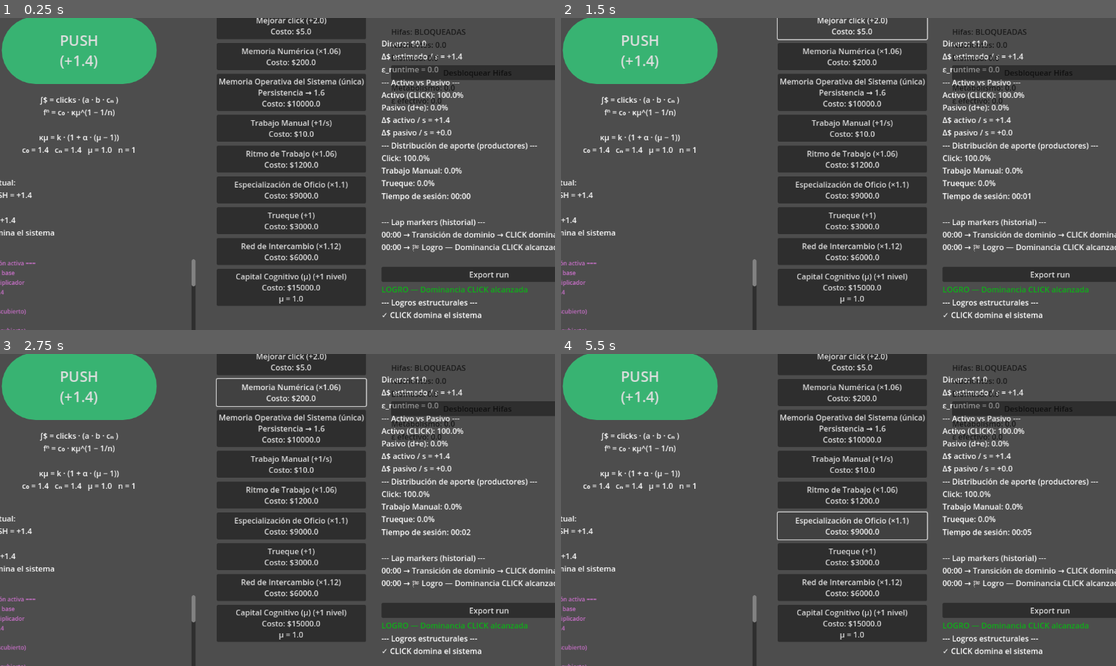
Above: before the commit, frames 1-4 (two rows, left to right).
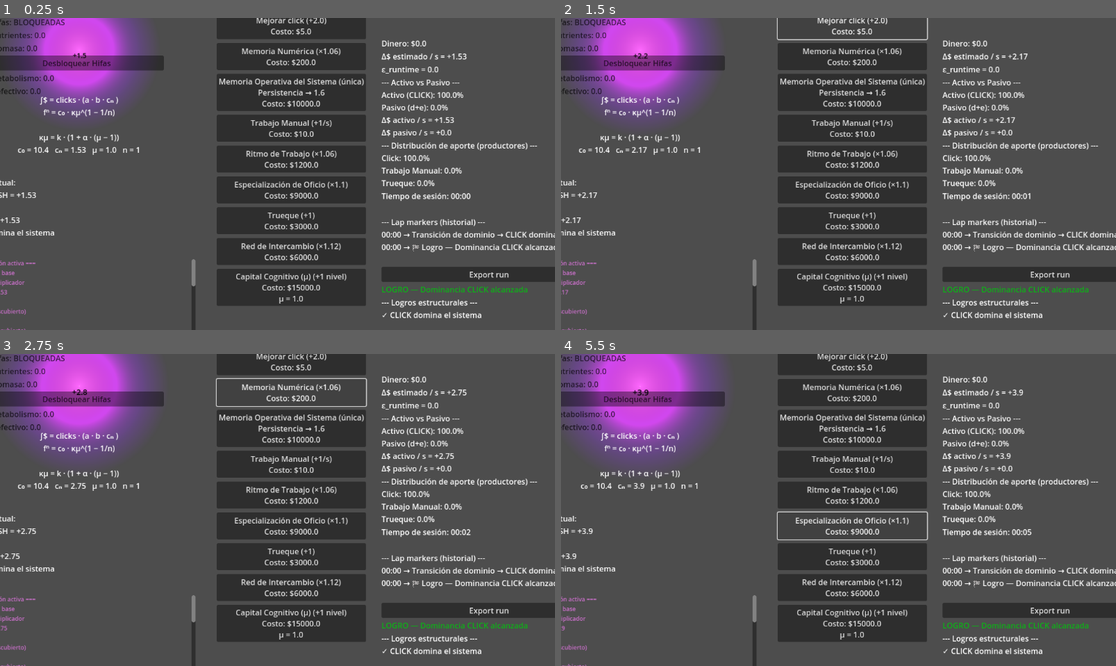
Above: after the commit, the same moments.

Repository: amurito/godot-idle-game
Game: Godot game, scene res://main.tscn
Two runs of this game, one before a commit and one after it. Both use one fixed random seed, a clock stepped at 60 frames per second and the inputs below.
Inputs (mouse positions are in pixels of both pictures, inside the frame that each line leads up to):
- Up to frame 1 (0.25 s): no input
- Up to frame 2 (1.5 s): click (638, 49) at 0.5 s; click "Mejorar click (+2.0) Costo: $…" at 1.25 s
- Up to frame 3 (2.75 s): click "Memoria Numérica (×1.06) Cost…" at 2 s
- Up to frame 4 (5.5 s): click "Memoria Operativa del Sistema…" at 2.75 s; click "Trabajo Manual (+1/s) Costo: …" at 3.5 s; click "Ritmo de Trabajo (×1.06) Cost…" at 4.25 s; click "Especialización de Oficio (×1…" at 5 s

The runs differ from the first frame. In frame 1, 9.4% of the frame differs, in the area x 0-100%, y 0-89%; in frame 2, 9.9%; in frame 3, 10%; in frame 4, 11%.

Commit message:
v0.8+ — Economía Metabólica: reactor acoplado a producción

Diff:
--- /dev/null
+++ b/ReactorVisual.gd
@@ -0,0 +1,74 @@
+extends Node2D
+
+@onready var label = $ReactorLabel
+@onready var core = $Core
+@onready var ring = $Ring
+@onready var particles = $Particles
+
+var activity := 0.0
+var target_activity := 0.0
+var saturation := 0.0
+
+var base_scale := 1.0
+
+var max_display_power := 100.0
+var current_power := 0.0
+
+func set_power(p):
+	current_power = p
+
+func _ready():
+	var parent = get_parent()
+	if parent is Control:
+		position = parent.size * 0.5
+		var base = min(parent.size.x, parent.size.y)
+		base_scale = base / 200.0
+		scale = Vector2.ONE * base_scale
+
+func get_norm_power() -> float:
+	# Log-scale: 0 → 1 → 10 → 100 → 1000 produce crecimiento visible
+	return log(current_power + 1.0) / log(max_display_power + 1.0)
+
+func _process(delta):
+	# Normalización 0 → 1
+	var norm = get_norm_power()
+
+	# crecimiento estructural
+	var size_growth = lerp(0.9, 2.6, pow(norm, 0.7))
+	scale = Vector2.ONE * base_scale * size_growth
+	if norm > 1.0:
+		saturation = min(1.0, saturation + (norm - 1.0) * 0.02)
+
+	target_activity = norm
+	saturation = max(saturation, pow(norm, 2.5))
+
+	activity = lerp(activity, target_activity, delta * 6.0)
+	saturation = lerp(saturation, 0.0, delta * 0.3)
+
+	# Pulso
+	var t = Time.get_ticks_msec() * 0.005
+	var pulse = 1.0 + sin(t) * 0.06 * activity
+	var chaos = sin(t * 1.7) * 0.04 * saturation
+	core.scale = Vector2.ONE * (pulse + chaos)
+
+	ring.rotation += delta * (0.4 + activity * 2.5 + saturation * 1.5)
+	particles.amount = int(20 + activity * 80 + saturation * 120)
+
+	var calm = Color(1, 0.4, 1)
+	var hot = Color(1, 0.2, 0.8)
+	var chaotic = Color(1, 0.6, 1)
+	var color = calm.lerp(hot, activity)
+	color = color.lerp(chaotic, saturation)
+	core.modulate = color
+
+	label.text = "+" + str(snapped(current_power, 0.1))
+
+func hover():
+	target_activity = max(target_activity, 0.4)
+
+func unhover():
+	if target_activity < 1.0:
+		target_activity = 0.0
+
+func click():
+	saturation = min(1.0, saturation + 0.15)
--- /dev/null
+++ b/big_click_button.gd
@@ -0,0 +1,24 @@
+extends Button
+
+@onready var reactor = $ReactorVisual
+var main : Node = null
+
+func set_main(m):
+	main = m
+	print("🧬 BigClickButton conectado a:", main)
+
+func _process(_delta):
+	if main:
+		var p = main.get_click_power()
+		reactor.set_power(p)
+
+func _on_mouse_entered():
+	reactor.hover()
+
+func _on_mouse_exited():
+	reactor.unhover()
+
+func _on_pressed():
+	if main:
+		reactor.click()
+		main._on_BigClickButton_pressed()
--- /dev/null
+++ b/core_gradient.tres
@@ -0,0 +1,14 @@
+[gd_resource type="GradientTexture2D" load_steps=2 format=3 uid="uid://ckwbhncmw7un8"]
+
+[sub_resource type="Gradient" id="Gradient_wftye"]
+offsets = PackedFloat32Array(0, 0.4841629, 1)
+colors = PackedColorArray(1, 0.3137255, 1, 1, 0.93406683, 0.00088579836, 0.96055466, 1, 0, 0, 0, 0)
+
+[resource]
+gradient = SubResource("Gradient_wftye")
+width = 256
+height = 256
+fill = 1
+fill_from = Vector2(0.5, 0.5)
+fill_to = Vector2(1, 0.5)
+metadata/_snap_enabled = true
--- a/fungi.tscn
+++ b/fungi.tscn
@@ -4,7 +4,7 @@
 
 [sub_resource type="StyleBoxEmpty" id="StyleBoxEmpty_v67og"]
 
-[node name="FungiUI" type="Control"]
+[node name="FungiUI" type="Control" groups=["fungi_ui"]]
 custom_minimum_size = Vector2(300, 160)
 layout_mode = 3
 anchors_preset = 0
--- a/main.gd
+++ b/main.gd
@@ -31,7 +31,7 @@
 var click_multiplier_upgrade_cost: float = 200.0
 
 # Persistencia base estructural (c₀)
-var persistence_base: float = 1.4
+var persistence_base: float = 10.4
 # Estado dinámico observado (cₙ)
 var persistence_dynamic: float = 1.4
 
@@ -288,6 +288,59 @@
 func update_nutrients(delta):
 	var absorbed := float(epsilon_runtime - epsilon_effective)
 	nutrientes += absorbed * 5.0 * delta
+# ============================
+#  GENOMA FÚNGICO — v0.1
+# ============================
+
+var genome := {
+	"hiperasimilacion": "dormido",
+	"parasitismo": "dormido",
+	"red_micelial": "dormido",
+	"esporulacion": "dormido",
+	"simbiosis": "dormido"
+}
+
+func update_genome():
+	# HIPERASIMILACIÓN
+	if epsilon_runtime > 0.6 and biomasa > 5.0:
+		genome.hiperasimilacion = "activo"
+	elif epsilon_runtime > 0.3:
+		genome.hiperasimilacion = "latente"
+	else:
+		genome.hiperasimilacion = "dormido"
+
+	# PARASITISMO (biomasa alta drenando economía)
+	if biomasa > 15.0 and get_delta_total() > 0:
+		genome.parasitismo = "activo"
+	elif biomasa > 5.0:
+		genome.parasitismo = "latente"
+	else:
+		genome.parasitismo = "dormido"
+
+	# RED MICELIAL (estructura pasiva estable)
+	if hifas > 8.0 and epsilon_runtime < 0.25:
+		genome.red_micelial = "activo"
+	elif hifas > 3.0:
+		genome.red_micelial = "latente"
+	else:
+		genome.red_micelial = "dormido"
+
+	# ESPORULACIÓN (sistema bajo estrés)
+	var bio_pressure := get_structural_pressure()
+	if bio_pressure > 20.0:
+		genome.esporulacion = "activo"
+	elif bio_pressure > 8.0:
+		genome.esporulacion = "latente"
+	else:
+		genome.esporulacion = "dormido"
+
+	# SIMBIOSIS (contabilidad + hifas)
+	if accounting_level > 0 and hifas > 5.0:
+		genome.simbiosis = "activo"
+	elif accounting_level > 0:
+		genome.simbiosis = "latente"
+	else:
+		genome.simbiosis = "dormido"
 
 # =====================================================
 #  FORMATO TEXTO FÓRMULA
@@ -829,25 +882,18 @@
 	_mount_fungi_dlc()
 
 func _mount_fungi_dlc():
+	await get_tree().process_frame   # ⬅️ clave: esperar que todo exista
+
 	fungi_ui = FUNGI_UI_SCENE.instantiate()
-
-	var dlc_root = get_node("DLCOverlay")
-	dlc_root.add_child(fungi_ui)
+	get_node("DLCOverlay").add_child(fungi_ui)
 
 	fungi_ui.name = "FungiUI"
 	fungi_ui.visible = true
-	# inyectamos el core
 	fungi_ui.set_main(self)
-	# Esperar a que Godot calcule tamaños
-	await get_tree().process_frame
-	var vp = get_viewport().get_visible_rect().size
-
-	fungi_ui.position = Vector2(
-		vp.x - 320,
-		20
-	)
-
-	print("🍄 Fungi DLC mounted:", fungi_ui)
+
+	big_click_button.set_main(self)
+
+	print("🍄 Fungi DLC mounted")
 
 
 func _process(delta):
@@ -869,6 +915,8 @@
 	update_nutrients(delta)
 	update_biosphere(delta)
 	hifas = compute_hifas()
+	update_genome()
+
 
 	# 6) cooldown estructural
 	if structural_cooldown > 0.0:
@@ -1145,7 +1193,6 @@
 
 
 	money_label.text = "Dinero: $" + str(round(money))
-	big_click_button.text = "PUSH\n(+" + str(snapped(get_click_power(), 0.01)) + ")"
 
 	formula_label.text = build_formula_text() + "\n" + build_formula_values()
 	marginal_label.text = build_marginal_contribution()
@@ -1165,6 +1212,7 @@
 		institution_panel_label.text += "\nEstado del sistema = " + get_system_phase()
 		institution_panel_label.text += "\nContabilidad = nivel " + str(accounting_level)
 		institution_panel_label.text += "\nAmortiguación = " + str(round(accounting_effect * 100.0)) + "%"
+		institution_panel_label.text += "\n\n" + build_genome_text()
 
 	# μ sigue existiendo
 		upgrade_cognitive_button.visible = true
@@ -1234,3 +1282,12 @@
 
 	# μ siempre existe, incluso con instituciones
 	upgrade_cognitive_button.visible = true
+
+func build_genome_text() -> String:
+		var t := "🧬 GENOMA FÚNGICO\n"
+		t += "Hiperasimilación: " + genome.hiperasimilacion + "\n"
+		t += "Parasitismo: " + genome.parasitismo + "\n"
+		t += "Red micelial: " + genome.red_micelial + "\n"
+		t += "Esporulación: " + genome.esporulacion + "\n"
+		t += "Simbiosis: " + genome.simbiosis
+		return t
--- a/main.tscn
+++ b/main.tscn
@@ -1,15 +1,27 @@
-[gd_scene load_steps=4 format=3 uid="uid://dov4eh5krwoak"]
+[gd_scene load_steps=9 format=3 uid="uid://dov4eh5krwoak"]
 
 [ext_resource type="Script" uid="uid://cwauyyqcu0klj" path="res://main.gd" id="1_ig7tw"]
 [ext_resource type="Theme" uid="uid://xt8o6hca6a4q" path="res://main.tres" id="2_0xm2m"]
-
-[sub_resource type="StyleBoxFlat" id="StyleBoxFlat_h2yge"]
-bg_color = Color(0.22144273, 0.70127815, 0.44872516, 1)
-border_color = Color(0.48579577, 0.20047483, 1.6946554, 1)
-corner_radius_top_left = 80
-corner_radius_top_right = 80
-corner_radius_bottom_right = 80
-corner_radius_bottom_left = 80
+[ext_resource type="Script" uid="uid://c70p23y0n0llt" path="res://big_click_button.gd" id="3_h2yge"]
+[ext_resource type="Script" uid="uid://dc4mv13bfhpxc" path="res://ReactorVisual.gd" id="4_1bvp3"]
+[ext_resource type="Texture2D" uid="uid://ckwbhncmw7un8" path="res://core_gradient.tres" id="5_lquwl"]
+[ext_resource type="Texture2D" uid="uid://db8asolpxv5a0" path="res://ring_gradient.tres" id="6_7mycd"]
+
+[sub_resource type="CanvasItemMaterial" id="CanvasItemMaterial_7mycd"]
+blend_mode = 1
+light_mode = 1
+
+[sub_resource type="ParticleProcessMaterial" id="ParticleProcessMaterial_7mycd"]
+particle_flag_disable_z = true
+emission_shape = 1
+emission_sphere_radius = 1.0
+direction = Vector3(0, 0, 0)
+spread = 180.0
+initial_velocity_min = 3.0
+initial_velocity_max = 10.0
+gravity = Vector3(0, 0, 0)
+scale_min = 0.29999998
+color = Color(0.9975454, 0.62884396, 1, 1)
 
 [node name="UIRoot" type="Control"]
 layout_direction = 2
@@ -56,11 +68,50 @@
 layout_mode = 2
 size_flags_horizontal = 4
 size_flags_vertical = 6
+focus_mode = 0
 theme = ExtResource("2_0xm2m")
 theme_override_font_sizes/font_size = 30
-theme_override_styles/normal = SubResource("StyleBoxFlat_h2yge")
-text = "PUSH"
+flat = true
 icon_alignment = 1
+script = ExtResource("3_h2yge")
+
+[node name="ReactorVisual" type="Node2D" parent="UIRootContainer/LeftPanel/CenterPanel/BigClickButton"]
+position = Vector2(155, 70)
+script = ExtResource("4_1bvp3")
+
+[node name="Core" type="Sprite2D" parent="UIRootContainer/LeftPanel/CenterPanel/BigClickButton/ReactorVisual"]
+texture_filter = 2
+texture_repeat = 1
+material = SubResource("CanvasItemMaterial_7mycd")
+scale = Vector2(1.2, 1.2)
+texture = ExtResource("5_lquwl")
+
+[node name="Ring" type="Sprite2D" parent="UIRootContainer/LeftPanel/CenterPanel/BigClickButton/ReactorVisual"]
+modulate = Color(0.5370987, 0.24780053, 0.8350781, 0.4)
+scale = Vector2(1.8, 1.8)
+texture = ExtResource("6_7mycd")
+
+[node name="Particles" type="GPUParticles2D" parent="UIRootContainer/LeftPanel/CenterPanel/BigClickButton/ReactorVisual"]
+amount = 50
+lifetime = 1.2
+explosiveness = 0.1
+process_material = SubResource("ParticleProcessMaterial_7mycd")
+
+[node name="Tendrils" type="Node2D" parent="UIRootContainer/LeftPanel/CenterPanel/BigClickButton/ReactorVisual"]
+
+[node name="Line2D" type="Line2D" parent="UIRootContainer/LeftPanel/CenterPanel/BigClickButton/ReactorVisual/Tendrils"]
+position = Vector2(-1.5031554, 0.5)
+width = 1.5
+default_color = Color(1, 0.43468678, 0.98876053, 1)
+
+[node name="ReactorLabel" type="Label" parent="UIRootContainer/LeftPanel/CenterPanel/BigClickButton/ReactorVisual"]
+offset_right = 1.0
+offset_bottom = 23.0
+theme_override_colors/font_color = Color(0, 0, 0, 1)
+theme_override_font_sizes/font_size = 14
+horizontal_alignment = 1
+vertical_alignment = 1
+autowrap_mode = 2
 
 [node name="FormulaLabel" type="Label" parent="UIRootContainer/LeftPanel/CenterPanel"]
 custom_minimum_size = Vector2(480, 160)
@@ -269,7 +320,9 @@
 
 [node name="DLCOverlay" type="CanvasLayer" parent="."]
 
-[connection signal="pressed" from="UIRootContainer/LeftPanel/CenterPanel/BigClickButton" to="." method="_on_BigClickButton_pressed"]
+[connection signal="mouse_entered" from="UIRootContainer/LeftPanel/CenterPanel/BigClickButton" to="UIRootContainer/LeftPanel/CenterPanel/BigClickButton" method="_on_mouse_entered"]
+[connection signal="mouse_exited" from="UIRootContainer/LeftPanel/CenterPanel/BigClickButton" to="UIRootContainer/LeftPanel/CenterPanel/BigClickButton" method="_on_mouse_exited"]
+[connection signal="pressed" from="UIRootContainer/LeftPanel/CenterPanel/BigClickButton" to="UIRootContainer/LeftPanel/CenterPanel/BigClickButton" method="_on_pressed"]
 [connection signal="pressed" from="UIRootContainer/ProductionPanel/ClickPanel/UpgradeClickButton" to="." method="_on_UpgradeClickButton_pressed"]
 [connection signal="pressed" from="UIRootContainer/ProductionPanel/ClickPanel/UpgradeClickMultiplierButton" to="." method="_on_UpgradeClickMultiplierButton_pressed"]
 [connection signal="pressed" from="UIRootContainer/ProductionPanel/ClickPanel/PersistenceUpgradeButton" to="." method="_on_PersistenceUpgradeButton_pressed"]
--- a/project.godot
+++ b/project.godot
@@ -22,3 +22,7 @@
 [editor]
 
 version_control/autoload_on_startup=true
+
+[global_group]
+
+fungi_ui=""
--- /dev/null
+++ b/ring_gradient.tres
@@ -0,0 +1,14 @@
+[gd_resource type="GradientTexture2D" load_steps=2 format=3 uid="uid://db8asolpxv5a0"]
+
+[sub_resource type="Gradient" id="Gradient_65vvm"]
+offsets = PackedFloat32Array(0, 0.38914028, 0.7058824, 1)
+colors = PackedColorArray(0, 0, 0, 0, 1, 1, 1, 1, 1, 1, 1, 1, 1, 1, 1, 0)
+
+[resource]
+gradient = SubResource("Gradient_65vvm")
+width = 256
+height = 256
+fill = 1
+fill_from = Vector2(0.5, 0.5)
+fill_to = Vector2(0.7, 0.8)
+metadata/_snap_enabled = true
Not shown, added: ReactorVisual.gd.uid
Not shown, added: big_click_button.gd.uid
Not shown, changed: prompt inicial.md
